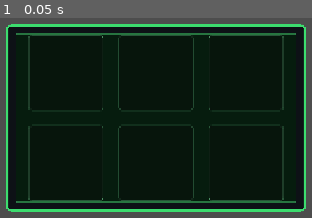
Above: before the commit, frame 1.
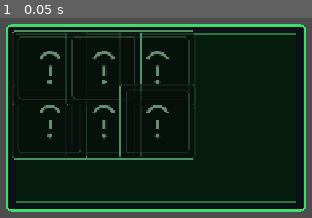
Above: after the commit, the same moment.

Repository: vpedrosa/programacion-dispositivos-moviles
Game: Godot game, scene res://scenes/ui/workstation/workstation.tscn
Same seed, same stepped clock (60 frames per second), same inputs: the game is played once before the commit and once after it. This scene is started directly instead of the project's main scene.
Inputs:
- Up to frame 1 (0.05 s): no input

The runs differ from the first frame. In frame 1, 7.7% of the frame differs, in the area x 3-92%, y 6-92%.

Commit message:
feat #334: workstation pinta slots según UpgradeService y reacciona a compras
La workstation deja de tener slots placeholder hardcoded en la escena y
ahora los instancia dinámicamente desde UpgradeService.get_for_era: por
cada UpgradeData con workstation_position no nula crea un slot, lo
posiciona como anchor normalizado contra el lienzo lógico de 800x500 y
le pasa la mejora con bind(). El slot consulta GameState para mostrar
el icono bloqueado/desbloqueado y, en mejoras acumulables, un badge con
el nivel actual. Suscribirse a GameState.upgrade_levelup garantiza que
las compras se reflejan sin recargar la escena.

Closes #334

Diff:
--- /dev/null
+++ b/the-tokenizer/game/the-tokenizer/scenes/ui/workstation/slot.gd
@@ -0,0 +1,39 @@
+extends Control
+
+## Slot del monitor de la workstation asociado a una UpgradeData concreta.
+##
+## La workstation instancia uno por cada mejora con workstation_position no
+## nula, lo posiciona sobre el marco y le pasa la UpgradeData con bind(). El
+## slot consulta GameState.get_upgrade_level para decidir si mostrar el icono
+## bloqueado o desbloqueado y si pinta el badge con el nivel actual.
+
+@onready var _icon: TextureRect = %SlotIcon
+@onready var _badge: Label = %SlotBadge
+
+var _upgrade: UpgradeData
+
+
+func bind(upgrade: UpgradeData) -> void:
+	_upgrade = upgrade
+	if not is_node_ready():
+		await ready
+	refresh()
+
+
+func refresh() -> void:
+	if _upgrade == null:
+		return
+	var level := GameState.get_upgrade_level(_upgrade.id)
+	if level <= 0:
+		_icon.texture = _upgrade.workstation_locked_icon
+		_badge.visible = false
+		return
+	_icon.texture = _upgrade.workstation_icon
+	_badge.text = _badge_text(level)
+	_badge.visible = _upgrade.max_level != 1
+
+
+func _badge_text(level: int) -> String:
+	if _upgrade.max_level == UpgradeData.LEVEL_INFINITE:
+		return "Lv %d" % level
+	return "%d/%d" % [level, _upgrade.max_level]
--- /dev/null
+++ b/the-tokenizer/game/the-tokenizer/scenes/ui/workstation/slot.tscn
@@ -0,0 +1,77 @@
+[gd_scene load_steps=4 format=3 uid="uid://b5kqcw1lzo8m4"]
+
+[ext_resource type="Script" path="res://scenes/ui/workstation/slot.gd" id="1_slot"]
+
+[sub_resource type="StyleBoxFlat" id="StyleBoxFlat_slot"]
+content_margin_left = 6.0
+content_margin_top = 6.0
+content_margin_right = 6.0
+content_margin_bottom = 6.0
+bg_color = Color(0.03, 0.06, 0.04, 0.6)
+border_width_left = 1
+border_width_top = 1
+border_width_right = 1
+border_width_bottom = 1
+border_color = Color(0.32, 0.6, 0.42, 0.8)
+corner_radius_top_left = 4
+corner_radius_top_right = 4
+corner_radius_bottom_right = 4
+corner_radius_bottom_left = 4
+
+[sub_resource type="StyleBoxFlat" id="StyleBoxFlat_badge"]
+content_margin_left = 6.0
+content_margin_top = 2.0
+content_margin_right = 6.0
+content_margin_bottom = 2.0
+bg_color = Color(0, 0, 0, 0.7)
+corner_radius_top_left = 4
+corner_radius_top_right = 4
+corner_radius_bottom_right = 4
+corner_radius_bottom_left = 4
+
+[node name="Slot" type="Control"]
+custom_minimum_size = Vector2(120, 120)
+mouse_filter = 2
+script = ExtResource("1_slot")
+
+[node name="Panel" type="PanelContainer" parent="."]
+layout_mode = 1
+anchors_preset = 15
+anchor_right = 1.0
+anchor_bottom = 1.0
+grow_horizontal = 2
+grow_vertical = 2
+mouse_filter = 2
+theme_override_styles/panel = SubResource("StyleBoxFlat_slot")
+
+[node name="SlotIcon" type="TextureRect" parent="Panel"]
+unique_name_in_owner = true
+layout_mode = 2
+size_flags_horizontal = 3
+size_flags_vertical = 3
+mouse_filter = 2
+expand_mode = 1
+stretch_mode = 5
+
+[node name="SlotBadge" type="Label" parent="."]
+unique_name_in_owner = true
+visible = false
+layout_mode = 1
+anchors_preset = 3
+anchor_left = 1.0
+anchor_top = 1.0
+anchor_right = 1.0
+anchor_bottom = 1.0
+offset_left = -52.0
+offset_top = -26.0
+offset_right = -4.0
+offset_bottom = -4.0
+grow_horizontal = 0
+grow_vertical = 0
+mouse_filter = 2
+theme_override_font_sizes/font_size = 12
+theme_override_styles/normal = SubResource("StyleBoxFlat_badge")
+theme_override_colors/font_color = Color(0.78, 0.95, 0.82, 1)
+text = "Lv 0"
+horizontal_alignment = 1
+vertical_alignment = 1
--- a/the-tokenizer/game/the-tokenizer/scenes/ui/workstation/workstation.gd
+++ b/the-tokenizer/game/the-tokenizer/scenes/ui/workstation/workstation.gd
@@ -4,25 +4,63 @@
 ##
 ## Se renderiza dentro del PlayArea del HUD y representa el monitor de la era:
 ## CRT verde fósforo en Era 1, holopanel cian/magenta en Era 7. Sobre el marco
-## se colocan 6 slots vacíos que en próximas issues se cablearán a las mejoras
-## de la tienda. Esta escena no captura inputs (mouse_filter = IGNORE) para no
-## bloquear la mecánica de tap manual que vive sobre ella en Era 1.
+## se instancia un slot por cada UpgradeData de la era con workstation_position
+## definida; cada slot consulta GameState para pintarse bloqueado o desbloqueado
+## y se refresca al recibir GameState.upgrade_levelup. La escena no captura
+## inputs (mouse_filter = IGNORE) para no bloquear el tap manual de Era 1.
 
 const FRAME_TEXTURES := {
 	1: preload("res://assets/sprites/ui/workstation/frame_era1.png"),
 	7: preload("res://assets/sprites/ui/workstation/frame_era7.png"),
 }
+const FRAME_DESIGN_SIZE := Vector2(800, 500)
+const SLOT_SCENE := preload("res://scenes/ui/workstation/slot.tscn")
 
 @export var era: int = 1
 
 @onready var _frame_texture: TextureRect = %FrameTexture
+@onready var _slots_layer: Control = %SlotsLayer
+
+var _slots: Dictionary = {}
 
 
 func _ready() -> void:
 	_apply_era_texture()
+	_spawn_slots()
+	GameState.upgrade_levelup.connect(_on_upgrade_levelup)
 
 
 func _apply_era_texture() -> void:
 	var texture: Texture2D = FRAME_TEXTURES.get(era)
 	if texture != null:
 		_frame_texture.texture = texture
+
+
+func _spawn_slots() -> void:
+	for upgrade in UpgradeService.get_for_era(era):
+		if upgrade.workstation_position == Vector2.ZERO:
+			continue
+		var slot: Control = SLOT_SCENE.instantiate()
+		_slots_layer.add_child(slot)
+		_position_slot(slot, upgrade.workstation_position)
+		slot.bind(upgrade)
+		_slots[upgrade.id] = slot
+
+
+func _position_slot(slot: Control, design_position: Vector2) -> void:
+	var anchor := design_position / FRAME_DESIGN_SIZE
+	slot.anchor_left = anchor.x
+	slot.anchor_top = anchor.y
+	slot.anchor_right = anchor.x
+	slot.anchor_bottom = anchor.y
+	var half := slot.custom_minimum_size * 0.5
+	slot.offset_left = -half.x
+	slot.offset_top = -half.y
+	slot.offset_right = half.x
+	slot.offset_bottom = half.y
+
+
+func _on_upgrade_levelup(upgrade_id: StringName, _new_level: int) -> void:
+	var slot: Variant = _slots.get(upgrade_id)
+	if slot != null:
+		slot.refresh()
--- a/the-tokenizer/game/the-tokenizer/scenes/ui/workstation/workstation.tscn
+++ b/the-tokenizer/game/the-tokenizer/scenes/ui/workstation/workstation.tscn
@@ -1,23 +1,7 @@
-[gd_scene load_steps=4 format=3 uid="uid://cwk1qz5xq2m7b"]
+[gd_scene load_steps=3 format=3 uid="uid://cwk1qz5xq2m7b"]
 
 [ext_resource type="Script" path="res://scenes/ui/workstation/workstation.gd" id="1_workstation"]
 [ext_resource type="Texture2D" path="res://assets/sprites/ui/workstation/frame_era1.png" id="2_frame_era1"]
-
-[sub_resource type="StyleBoxFlat" id="StyleBoxFlat_slot"]
-content_margin_left = 6.0
-content_margin_top = 6.0
-content_margin_right = 6.0
-content_margin_bottom = 6.0
-bg_color = Color(0.03, 0.06, 0.04, 0.55)
-border_width_left = 1
-border_width_top = 1
-border_width_right = 1
-border_width_bottom = 1
-border_color = Color(0.32, 0.6, 0.42, 0.75)
-corner_radius_top_left = 4
-corner_radius_top_right = 4
-corner_radius_bottom_right = 4
-corner_radius_bottom_left = 4
 
 [node name="Workstation" type="Control"]
 layout_mode = 3
@@ -61,7 +45,8 @@
 expand_mode = 1
 stretch_mode = 6
 
-[node name="Margin" type="MarginContainer" parent="Center/Aspect/Frame"]
+[node name="SlotsLayer" type="Control" parent="Center/Aspect/Frame"]
+unique_name_in_owner = true
 layout_mode = 1
 anchors_preset = 15
 anchor_right = 1.0
@@ -69,63 +54,3 @@
 grow_horizontal = 2
 grow_vertical = 2
 mouse_filter = 2
-theme_override_constants/margin_left = 56
-theme_override_constants/margin_top = 56
-theme_override_constants/margin_right = 56
-theme_override_constants/margin_bottom = 56
-
-[node name="SlotsGrid" type="GridContainer" parent="Center/Aspect/Frame/Margin"]
-unique_name_in_owner = true
-layout_mode = 2
-columns = 3
-mouse_filter = 2
-theme_override_constants/h_separation = 24
-theme_override_constants/v_separation = 24
-
-[node name="Slot1" type="PanelContainer" parent="Center/Aspect/Frame/Margin/SlotsGrid"]
-custom_minimum_size = Vector2(120, 120)
-layout_mode = 2
-size_flags_horizontal = 3
-size_flags_vertical = 3
-mouse_filter = 2
-theme_override_styles/panel = SubResource("StyleBoxFlat_slot")
-
-[node name="Slot2" type="PanelContainer" parent="Center/Aspect/Frame/Margin/SlotsGrid"]
-custom_minimum_size = Vector2(120, 120)
-layout_mode = 2
-size_flags_horizontal = 3
-size_flags_vertical = 3
-mouse_filter = 2
-theme_override_styles/panel = SubResource("StyleBoxFlat_slot")
-
-[node name="Slot3" type="PanelContainer" parent="Center/Aspect/Frame/Margin/SlotsGrid"]
-custom_minimum_size = Vector2(120, 120)
-layout_mode = 2
-size_flags_horizontal = 3
-size_flags_vertical = 3
-mouse_filter = 2
-theme_override_styles/panel = SubResource("StyleBoxFlat_slot")
-
-[node name="Slot4" type="PanelContainer" parent="Center/Aspect/Frame/Margin/SlotsGrid"]
-custom_minimum_size = Vector2(120, 120)
-layout_mode = 2
-size_flags_horizontal = 3
-size_flags_vertical = 3
-mouse_filter = 2
-theme_override_styles/panel = SubResource("StyleBoxFlat_slot")
-
-[node name="Slot5" type="PanelContainer" parent="Center/Aspect/Frame/Margin/SlotsGrid"]
-custom_minimum_size = Vector2(120, 120)
-layout_mode = 2
-size_flags_horizontal = 3
-size_flags_vertical = 3
-mouse_filter = 2
-theme_override_styles/panel = SubResource("StyleBoxFlat_slot")
-
-[node name="Slot6" type="PanelContainer" parent="Center/Aspect/Frame/Margin/SlotsGrid"]
-custom_minimum_size = Vector2(120, 120)
-layout_mode = 2
-size_flags_horizontal = 3
-size_flags_vertical = 3
-mouse_filter = 2
-theme_override_styles/panel = SubResource("StyleBoxFlat_slot")
Not shown, added: the-tokenizer/game/the-tokenizer/scenes/ui/workstation/workstation.gd.uid
